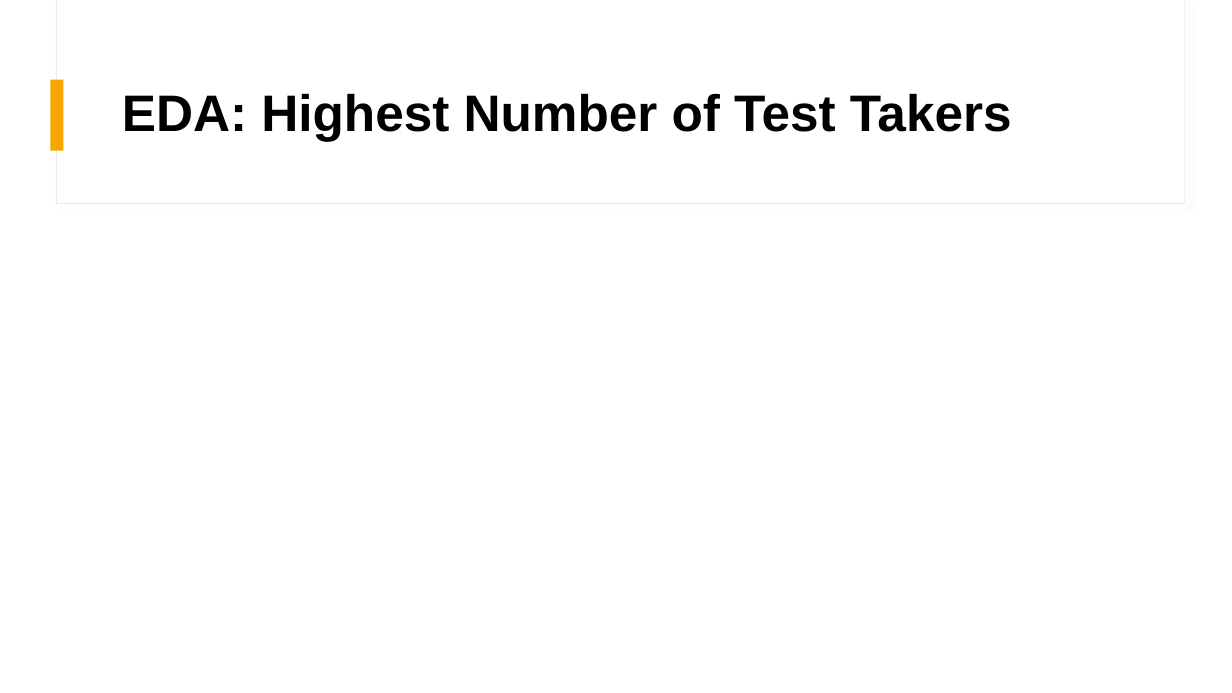
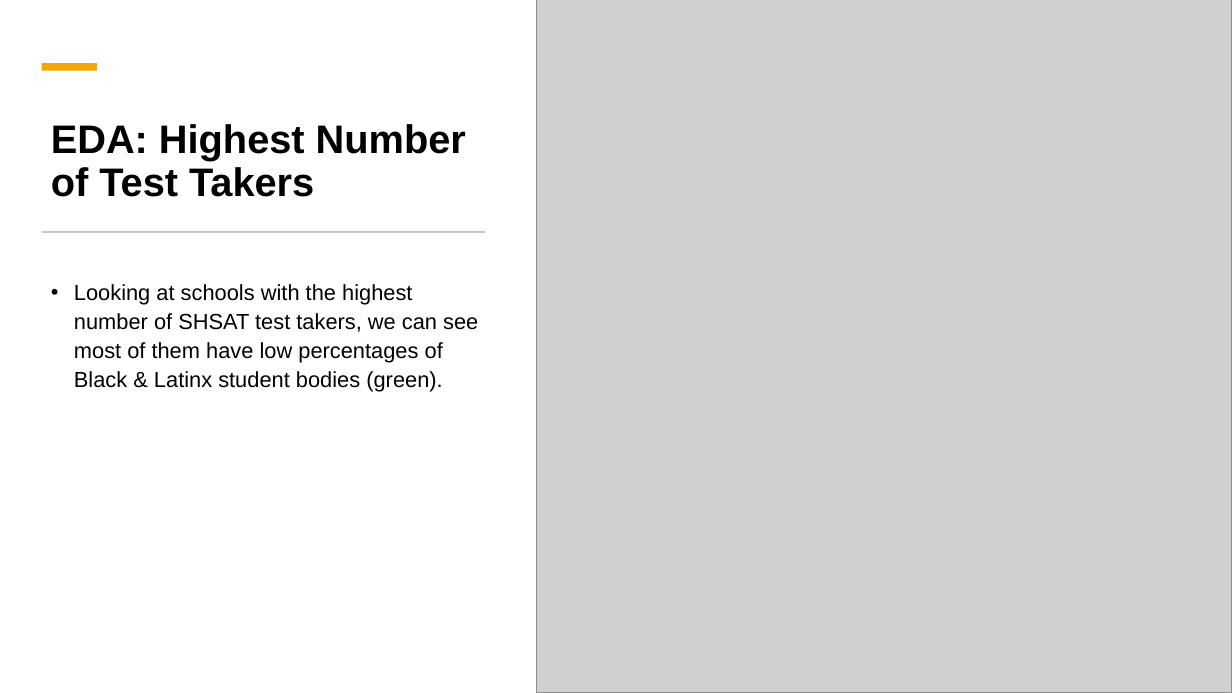
Before and after one commit to dj-m/CapstoneTwo, a slide deck: slide 8 of reports/submission/Capstone_Final_Presentation.pptx (slide 7 before the commit). Drawn at 1232x693 pixels with LibreOffice and Linux fonts; fonts in the diff are those of the drawing; grey boxes stand for pictures. Boxes give left, top, right and bottom in pixels: in the first picture for what was removed or moved away, otherwise in the second. Text is boxed around its words. In the diff, an @@ line names an element or a change of style, - is before the commit and + after.

```diff
--- a/reports/submission/Capstone_Final_Presentation.pptx
+++ b/reports/submission/Capstone_Final_Presentation.pptx
@@ rectangle added at [0,0,1232,693], fill #FFFFFF @@
@@ picture added at [536,0,1232,693] @@
@@ rectangle added at [42,63,97,70], fill #F5A700 @@
@@ rectangle removed at [51,79,64,151] @@
@@ title "EDA: Highest Number of Test ...": place and size @@
-title "EDA: Highest Number of Test ..." at [122,93,1012,141]
+title "EDA: Highest Number of Test ..." at [51,124,466,197]
@@ title "EDA: Highest Number of Test ..." at [51,124,466,197]: size 40 to 31 pt; vertical alignment middle to bottom @@
@@ rectangle added at [42,231,485,233], fill #C9C9C9 @@
@@ text added at [74,284,478,391], 17 pt, text #000000 @@
+• Looking at schools with the highest number of SHSAT test takers, we can see most of them have low percentages of Black & Latinx student bodies (green).
```
Also in this commit, not shown: 7 other slides changed, 9 slides added, 8 slides removed, 2 other files.
